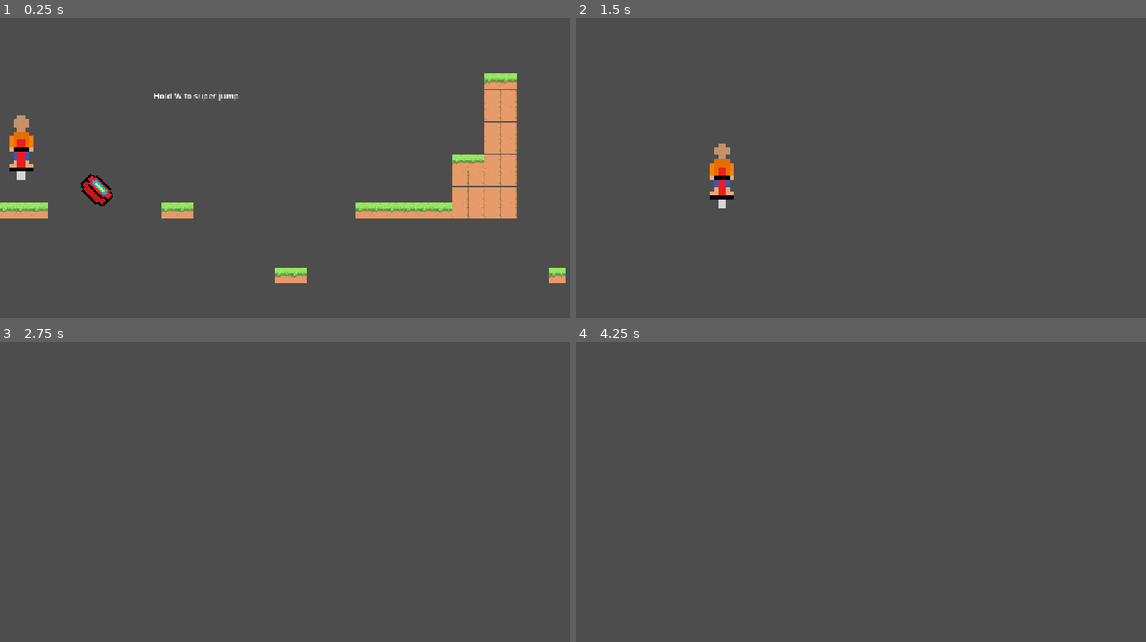
Above: before the commit, frames 1-4 (two rows, left to right).
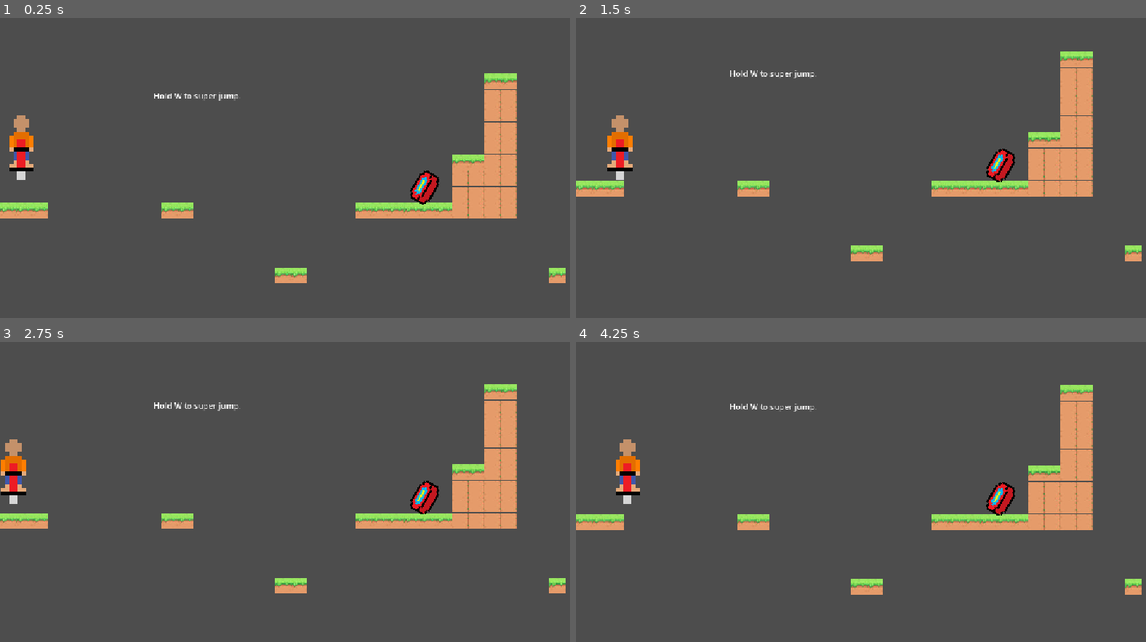
Above: after the commit, the same moments.

Repository: ScarletAkuma/game
Game: Godot game, scene res://main.tscn
The game is run twice, just before and just after one commit, with the same random seed, the same clock (stepped at 60 frames per second) and the same inputs.
Inputs:
- Up to frame 1 (0.25 s): no input
- Up to frame 2 (1.5 s): hold D (right) from 0.53 s (still down); tap Space (jump) at 0.77 s
- Up to frame 3 (2.75 s): tap Space (jump) at 1.52 s; release D (right) at 2.03 s; hold A (left) from 2.03 s (still down)
- Up to frame 4 (4.25 s): release A (left) at 2.78 s; hold D (right) from 2.78 s (still down); tap Space (jump) at 3.02, 3.77 s

The runs differ from the first frame. In frame 1, 0.8% of the frame differs, in the area x 14-78%, y 50-63%; in frame 2, 7.8%, in the area x 0-100%, y 11-82%; in frame 3, 7.0%; in frame 4, 7.1%.

Commit message:
killzone

Diff:
--- /dev/null
+++ b/kill_z_one.gd
@@ -0,0 +1 @@
+extends CollisionShape2D
--- a/main.tscn
+++ b/main.tscn
@@ -5,7 +5,7 @@
 [ext_resource type="Texture2D" uid="uid://u2yfqp07msbi" path="res://player.png" id="2_h2yge"]
 [ext_resource type="PackedScene" uid="uid://cfn25658y43cp" path="res://trampoline.tscn" id="4_1bvp3"]
 [ext_resource type="AudioStream" uid="uid://dyh6vgorxv1bk" path="res://goofy-spring-sound.mp3" id="4_7mycd"]
-[ext_resource type="Script" uid="uid://dwnjwmw62v4cc" path="res://killzone.gd" id="5_lquwl"]
+[ext_resource type="Script" uid="uid://w551qun0euqt" path="res://kill_z_one.gd" id="6_5vw27"]
 [ext_resource type="AudioStream" uid="uid://dmc18tw6hg62c" path="res://LoFi 3 Min Countdown - Chill Sunset - 9to5.mp3" id="7_5vw27"]
 [ext_resource type="Script" uid="uid://bcghmqpu6w851" path="res://lofibeat.gd" id="8_kek77"]
 
@@ -295,7 +295,7 @@
 size = Vector2(37, 123)
 
 [sub_resource type="RectangleShape2D" id="RectangleShape2D_ik31s"]
-size = Vector2(4697, 32.5)
+size = Vector2(4697, 8.5)
 
 [node name="Node2D" type="Node2D" unique_id=624461120]
 
@@ -333,22 +333,27 @@
 text = "Hold W to super jump."
 
 [node name="Trampoline" parent="." unique_id=847996565 instance=ExtResource("4_1bvp3")]
-position = Vector2(1632, -128)
+position = Vector2(2207, 417)
 
 [node name="Trampoline2" parent="." unique_id=1924631767 instance=ExtResource("4_1bvp3")]
-position = Vector2(2080, -128)
+position = Vector2(2675, 403)
 
 [node name="Trampoline3" parent="." unique_id=1125013374 instance=ExtResource("4_1bvp3")]
-position = Vector2(176, -376)
-rotation = 0.7853982
+position = Vector2(838, 408)
+rotation = -1.0471976
 
 [node name="Area2D" type="Area2D" parent="." unique_id=356231009]
 
-[node name="CollisionShape2D" type="CollisionShape2D" parent="Area2D" unique_id=192340550]
-position = Vector2(1520.5, 800.75)
+[node name="Kill ZOne" type="CollisionShape2D" parent="Area2D" unique_id=192340550]
+position = Vector2(1545, 934)
 shape = SubResource("RectangleShape2D_ik31s")
-script = ExtResource("5_lquwl")
+script = ExtResource("6_5vw27")
 
 [node name="Lofi" type="AudioStreamPlayer2D" parent="." unique_id=1347151783]
 stream = ExtResource("7_5vw27")
 script = ExtResource("8_kek77")
+
+[node name="Trampoline4" parent="." unique_id=2144733950 instance=ExtResource("4_1bvp3")]
+position = Vector2(3177, 292)
+
+[connection signal="body_entered" from="Area2D" to="Player" method="_on_area_2d_body_entered"]
--- a/player.gd
+++ b/player.gd
@@ -28,3 +28,8 @@
 			velocity.y = -900
 		else:
 			velocity.y = -600
+
+
+func _on_area_2d_body_entered(body: Node2D) -> void:
+	if body.is_in_group("player"):
+		get_tree().call_deferred("reload_current_scene") # Replace with function body.
--- a/trampoline.tscn
+++ b/trampoline.tscn
@@ -15,15 +15,15 @@
 [node name="Area2D" type="Area2D" parent="." unique_id=1972705582]
 
 [node name="CollisionShape2D" type="CollisionShape2D" parent="Area2D" unique_id=2032682173]
-position = Vector2(576, 536)
+position = Vector2(-7, -10)
 shape = SubResource("RectangleShape2D_5ibl6")
 
 [node name="CollisionShape2D" type="CollisionShape2D" parent="." unique_id=1594891001]
-position = Vector2(576, 556.25)
+position = Vector2(-7, 10.25)
 shape = SubResource("RectangleShape2D_1snj6")
 
 [node name="Sprite2D" type="Sprite2D" parent="." unique_id=1636320882]
-position = Vector2(576, 544)
+position = Vector2(-7, -2)
 scale = Vector2(4, 4)
 texture = ExtResource("2_iocah")
 
Not shown, added: kill_z_one.gd.uid
